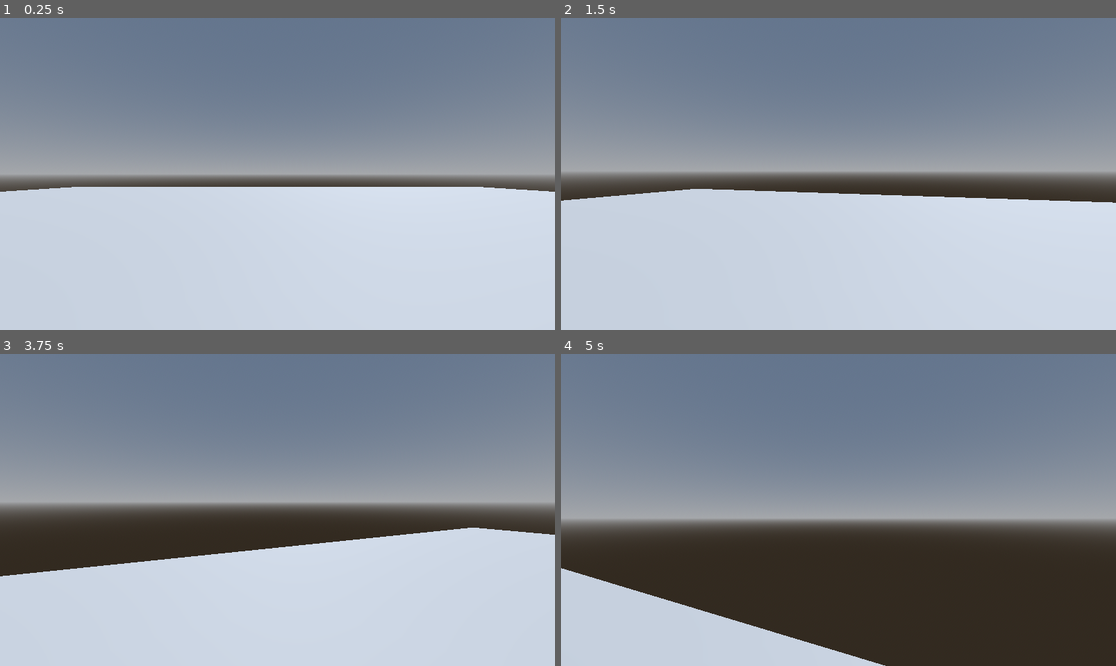
Above: before the commit, frames 1-4 (two rows, left to right).
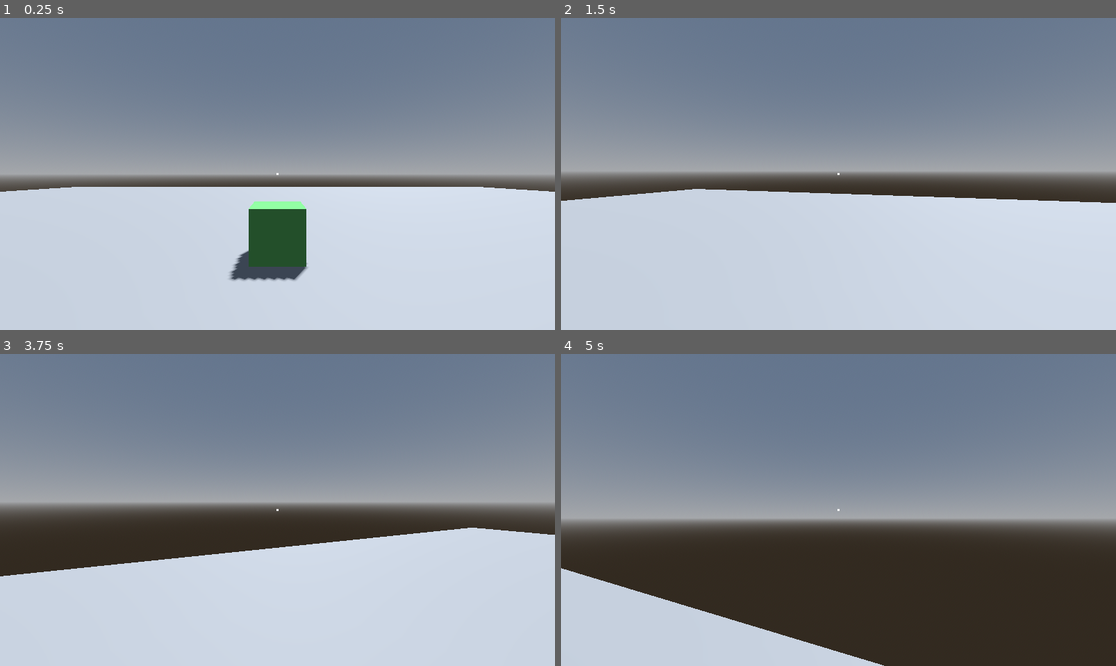
Above: after the commit, the same moments.

Repository: vuloi05/Minecraft
Game: Godot game, scene res://Main.tscn
The game is run twice, just before and just after one commit, with the same random seed, the same clock (stepped at 60 frames per second) and the same inputs.
Inputs (mouse positions are in pixels of both pictures, inside the frame that each line leads up to):
- Up to frame 1 (0.25 s): no input
- Up to frame 2 (1.5 s): tap Enter at 0.5 s; move the mouse to (866, 174) at 0.52 s; hold W from 0.53 s (still down); click (866, 174) at 0.67 s; tap Space at 0.77 s; move the mouse to (810, 174) at 1.27 s; click (810, 174) at 1.42 s
- Up to frame 3 (3.75 s): keep holding W; tap Space at 1.52, 3.02 s; move the mouse to (288, 503) at 2.02 s; click (288, 503) at 2.17 s; move the mouse to (271, 516) at 2.77 s; click (271, 516) at 2.92 s; move the mouse to (316, 513) at 3.52 s; click (316, 513) at 3.67 s
- Up to frame 4 (5 s): keep holding W; tap Space at 3.77, 4.52 s; move the mouse to (794, 506) at 4.27 s; click (794, 506) at 4.42 s

The runs differ from the first frame. In frame 1, 2.8% of the frame differs, in the area x 41-56%, y 49-85%; in frame 2, 0.1%; in frame 3, less than 0.1%; in frame 4, less than 0.1%.

Commit message:
feat: dap khoi (left-click) va dat khoi (right-click) bang raycast

Diff:
--- /dev/null
+++ b/Block.tscn
@@ -0,0 +1,17 @@
+[gd_scene load_steps=4 format=3 uid="uid://b8y123456789"]
+
+[sub_resource type="BoxMesh" id="BoxMesh_block"]
+
+[sub_resource type="StandardMaterial3D" id="StandardMaterial3D_block"]
+albedo_color = Color(0.4, 0.8, 0.4, 1)
+
+[sub_resource type="BoxShape3D" id="BoxShape3D_block"]
+
+[node name="Block" type="StaticBody3D" groups=["blocks"]]
+
+[node name="MeshInstance3D" type="MeshInstance3D" parent="."]
+mesh = SubResource("BoxMesh_block")
+surface_material_override/0 = SubResource("StandardMaterial3D_block")
+
+[node name="CollisionShape3D" type="CollisionShape3D" parent="."]
+shape = SubResource("BoxShape3D_block")
--- a/Main.tscn
+++ b/Main.tscn
@@ -1,9 +1,9 @@
 [gd_scene load_steps=8 format=3 uid="uid://cx1g0wkq3n00k"]
 
 [ext_resource type="Script" path="res://player.gd" id="1_script"]
+[ext_resource type="PackedScene" uid="uid://b8y123456789" path="res://Block.tscn" id="2_block"]
 
 [sub_resource type="ProceduralSkyMaterial" id="ProceduralSkyMaterial_abc12"]
-sky_top_color = Color(0.385, 0.454, 0.55, 1)
 sky_horizon_color = Color(0.646, 0.656, 0.67, 1)
 ground_horizon_color = Color(0.646, 0.656, 0.67, 1)
 
@@ -49,3 +49,20 @@
 
 [node name="Camera3D" type="Camera3D" parent="Player"]
 transform = Transform3D(1, 0, 0, 0, 1, 0, 0, 0, 1, 0, 0.6, 0)
+
+[node name="RayCast3D" type="RayCast3D" parent="Player/Camera3D"]
+target_position = Vector3(0, 0, -5)
+
+[node name="Block" parent="." instance=ExtResource("2_block")]
+transform = Transform3D(1, 0, 0, 0, 1, 0, 0, 0, 1, 0, 0.5, -4)
+
+[node name="CenterContainer" type="CenterContainer" parent="."]
+anchors_preset = 15
+anchor_right = 1.0
+anchor_bottom = 1.0
+grow_horizontal = 2
+grow_vertical = 2
+
+[node name="ColorRect" type="ColorRect" parent="CenterContainer"]
+custom_minimum_size = Vector2(4, 4)
+layout_mode = 2
--- a/player.gd
+++ b/player.gd
@@ -4,17 +4,41 @@
 const JUMP_VELOCITY = 4.5
 
 var gravity = ProjectSettings.get_setting("physics/3d/default_gravity")
+var block_scene = preload("res://Block.tscn")
 
 @onready var camera = $Camera3D
+@onready var raycast = $Camera3D/RayCast3D
 
 func _ready():
 	Input.set_mouse_mode(Input.MOUSE_MODE_CAPTURED)
 
 func _unhandled_input(event):
-	if event is InputEventMouseMotion:
+	if event is InputEventMouseMotion and Input.get_mouse_mode() == Input.MOUSE_MODE_CAPTURED:
 		rotate_y(-event.relative.x * 0.005)
 		camera.rotate_x(-event.relative.y * 0.005)
 		camera.rotation.x = clamp(camera.rotation.x, -PI/2, PI/2)
+
+	if event is InputEventMouseButton and event.pressed and Input.get_mouse_mode() == Input.MOUSE_MODE_CAPTURED:
+		if event.button_index == MOUSE_BUTTON_LEFT:
+			if raycast.is_colliding():
+				var collider = raycast.get_collider()
+				if collider.is_in_group("blocks"):
+					collider.queue_free()
+		elif event.button_index == MOUSE_BUTTON_RIGHT:
+			if raycast.is_colliding():
+				var collider = raycast.get_collider()
+				if collider.is_in_group("blocks") or collider.name == "Floor":
+					var hit_normal = raycast.get_collision_normal()
+					var new_pos = Vector3.ZERO
+					if collider.is_in_group("blocks"):
+						new_pos = collider.global_position + hit_normal
+					else:
+						var hit_point = raycast.get_collision_point()
+						new_pos = Vector3(round(hit_point.x), 0.5, round(hit_point.z))
+
+					var new_block = block_scene.instantiate()
+					new_block.global_position = new_pos
+					get_tree().root.get_node("Main").add_child(new_block)
 
 	if event is InputEventKey and event.pressed and event.keycode == KEY_ESCAPE:
 		if Input.get_mouse_mode() == Input.MOUSE_MODE_CAPTURED:
